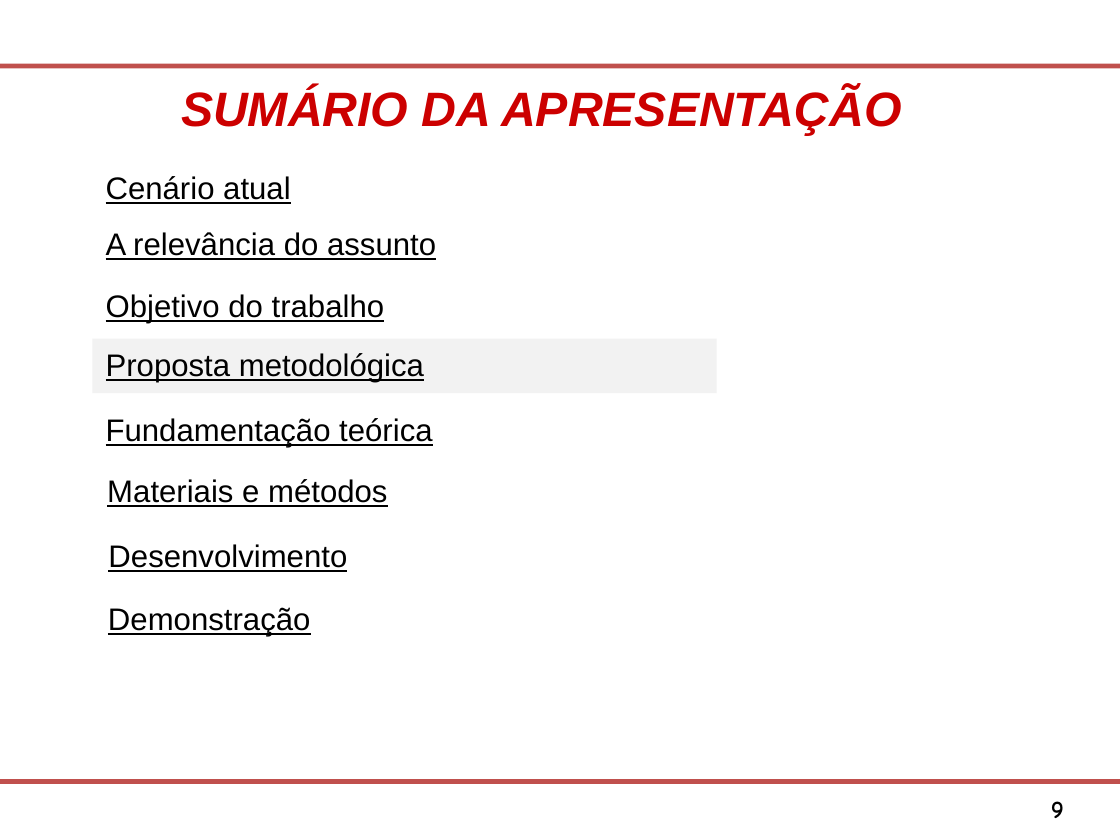
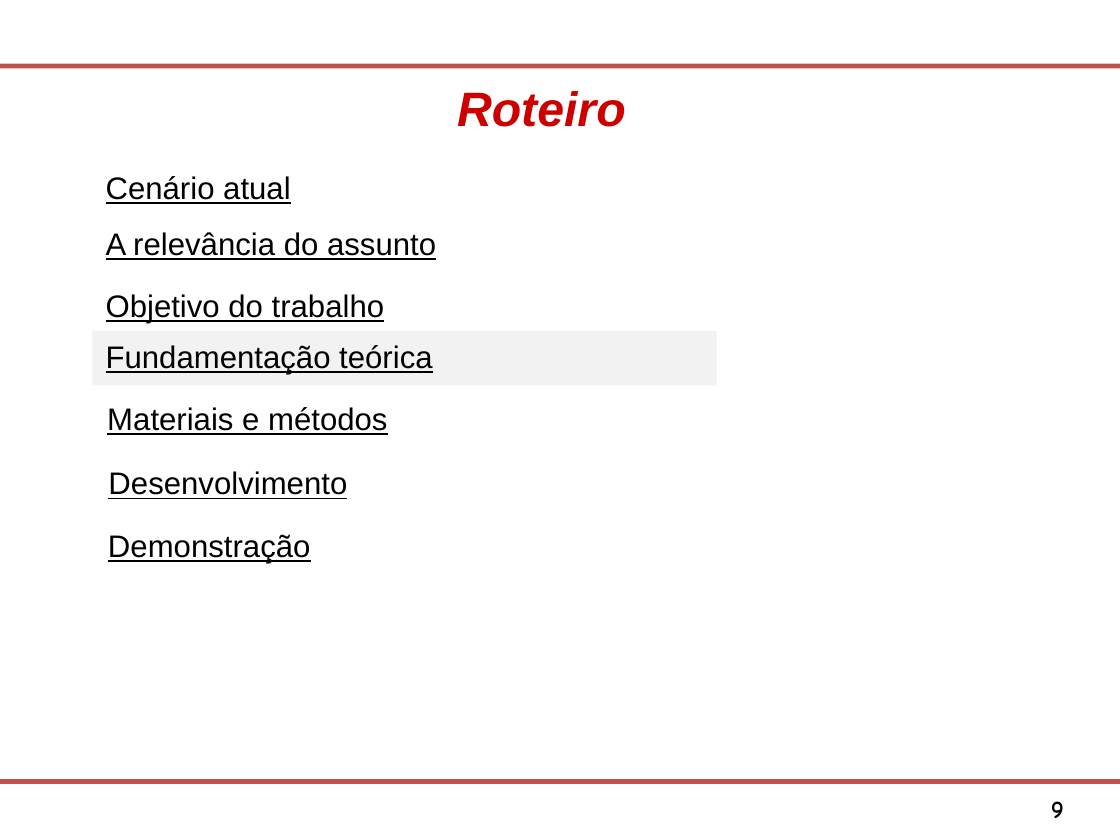
Before and after one commit to Osmar1503/TG, a slide deck: slide 9 of Modelo Apresentacao FATEC SJC.ppt. Drawn at 1120x840 pixels with LibreOffice and Linux fonts; fonts in the diff are those of the drawing; background and template pictures are left out. Boxes give left, top, right and bottom in pixels: in the first picture for what was removed or moved away, otherwise in the second. Text is boxed around its words. In the diff, an @@ line names an element or a change of style, - is before the commit and + after.

```diff
--- a/Modelo Apresentacao FATEC SJC.ppt
+++ b/Modelo Apresentacao FATEC SJC.ppt
@@ text at bbox=[457, 91, 626, 127]: text changed @@
-SUMÁRIO DA APRESENTAÇÃO
+Roteiro
@@ 2 texts, 1 rectangle: place and size @@
-2 texts, 1 rectangle at bbox=[106, 418, 432, 636]
+2 texts, 1 rectangle at bbox=[92, 330, 716, 564]
@@ rectangle "Fundamentação teórica" at bbox=[92, 330, 716, 385]: fill none to #F2F2F2 @@
@@ rectangle removed at bbox=[92, 338, 716, 393] @@
-Proposta metodológica
@@ text "Materiais e métodos": place and size @@
-text "Materiais e métodos" at bbox=[107, 479, 387, 507]
+text "Materiais e métodos" at bbox=[107, 407, 387, 435]
```
Also in this commit, not shown: 24 other slides changed, 2 slides removed.
